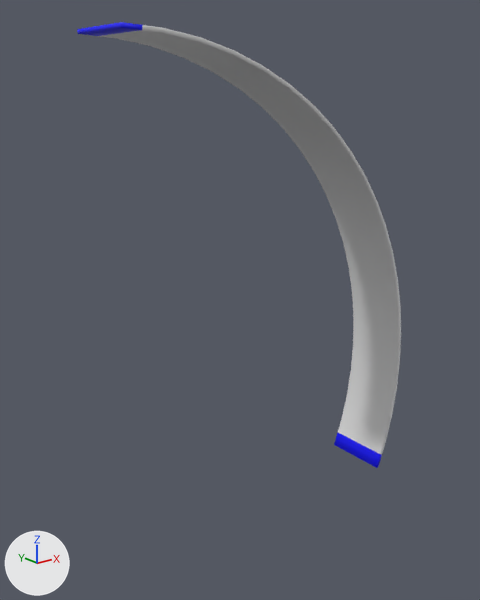
One commit to the FBX model Assets/Meshes/Notes/LongNote/LongNote05.fbx: the scene before it, then after it.
Before and after are seen from a camera (50 mm lens) standing at (-0.718, -1.379, 0.856) and looking at (0.453, 0.084, 0.271). Every picture has the same lights, and +X, +Y and +Z are marked at lower left.

Before the edit, the objects in view are built like this:
```python
me_cylinder_040 = bpy.data.meshes.new('Cylinder.040')
me_cylinder_040.from_pydata(...)  # 2944 vertices, 2942 faces; spans x 0.0..0.99, y -0.1..0.1, z -0.379..0.99
# faces by material slot: [2560, 382]
me_cylinder_040.materials.append(mat_mat_longnote)  # white #e7e7e7
me_cylinder_040.materials.append(mat_mat_longnoteedge)  # blue #0000ff
ob_longnote05 = bpy.data.objects.new('LongNote05', me_cylinder_040)
ob_longnote05.location = (0.0, 0.0, 0.0)
```
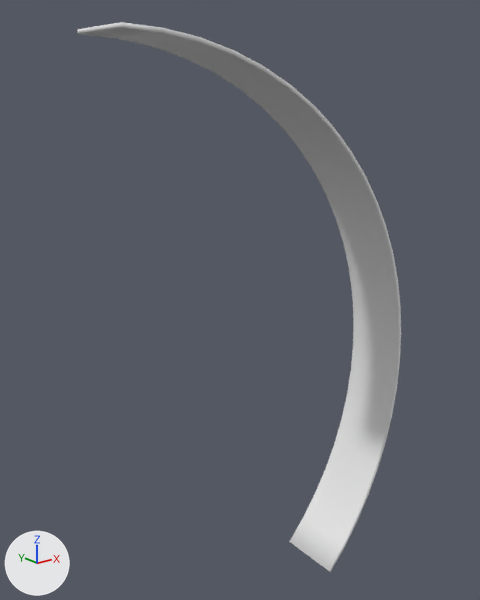
What changed in the scene script:
```text
Add mat_mat_tmp0:
    mat_mat_tmp0 = principled_material('Mat_tmp0')
    mat_mat_tmp0.base_color = (0.8, 0.8, 0.8)  # white #e7e7e7
Change me_cylinder_040:
    used by ob_longnote05; location = (0.0, 0.0, 0.0)
    remove me_cylinder_040.from_pydata(...)  # 2944 vertices, 2942 faces; spans x 0.0..0.99, y -0.1..0.1, z -0.379..0.99
    remove me_cylinder_040.materials.append(mat_mat_longnote)  # white #e7e7e7
    add me_cylinder_040.from_pydata(...)  # 3200 vertices, 3198 faces; spans x 0.0..0.99, y -0.1..0.1, z -0.7..0.99
    me_cylinder_040 part 1: 128 vertices removed from x 0.922..0.931, y -0.1..0.1, z -0.333..-0.33; 512 vertices added at x 0.693..0.873, y -0.1..0.1, z -0.7..-0.462
    me_cylinder_040 part 2: 128 vertices removed from x 0.048..0.049, y -0.1..0.1, z 0.978..0.988
    me_cylinder_040 part 3: 63 faces spanning x 0.0, y -0.1..0.1, z 0.98..0.99 switch from mat_mat_longnoteedge (blue #0000ff) to mat_mat_tmp0 (white #e7e7e7)
```

Location of each change, [x1, y1, x2, y2] in pixels of the pictures (480 x 600 px):
'LongNote05', reshaped (23% taller)
    before: [77, 22, 401, 468]
    after: [77, 22, 401, 572]
part 1 of me_cylinder_040, built on
    before: [334, 420, 386, 468]
    after: [289, 445, 378, 572]
part 2 of me_cylinder_040, deleted
    before: [81, 22, 162, 38]
part 3 of me_cylinder_040, recoloured (blue to white)
    both: [77, 22, 121, 34]
